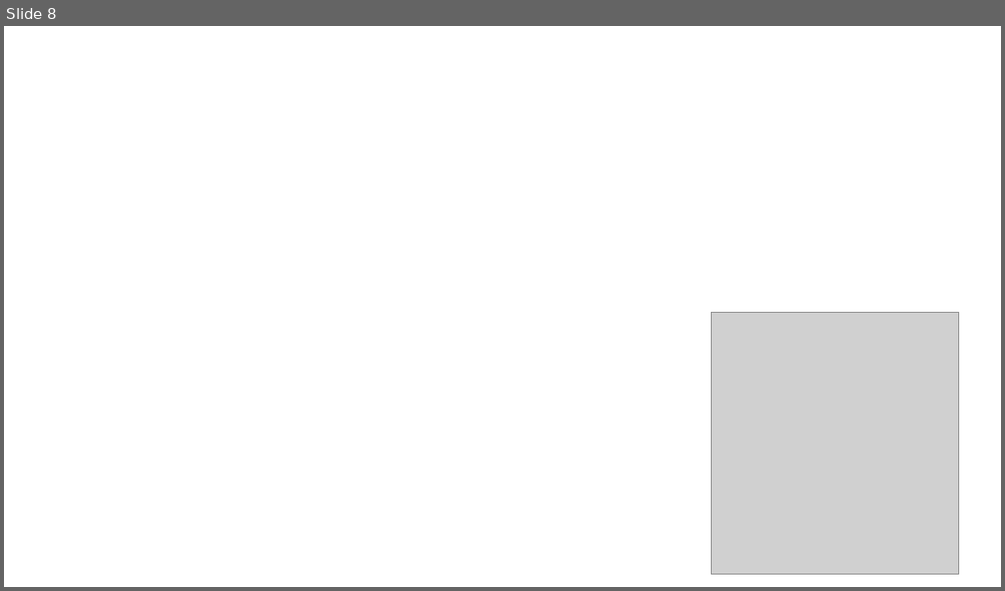
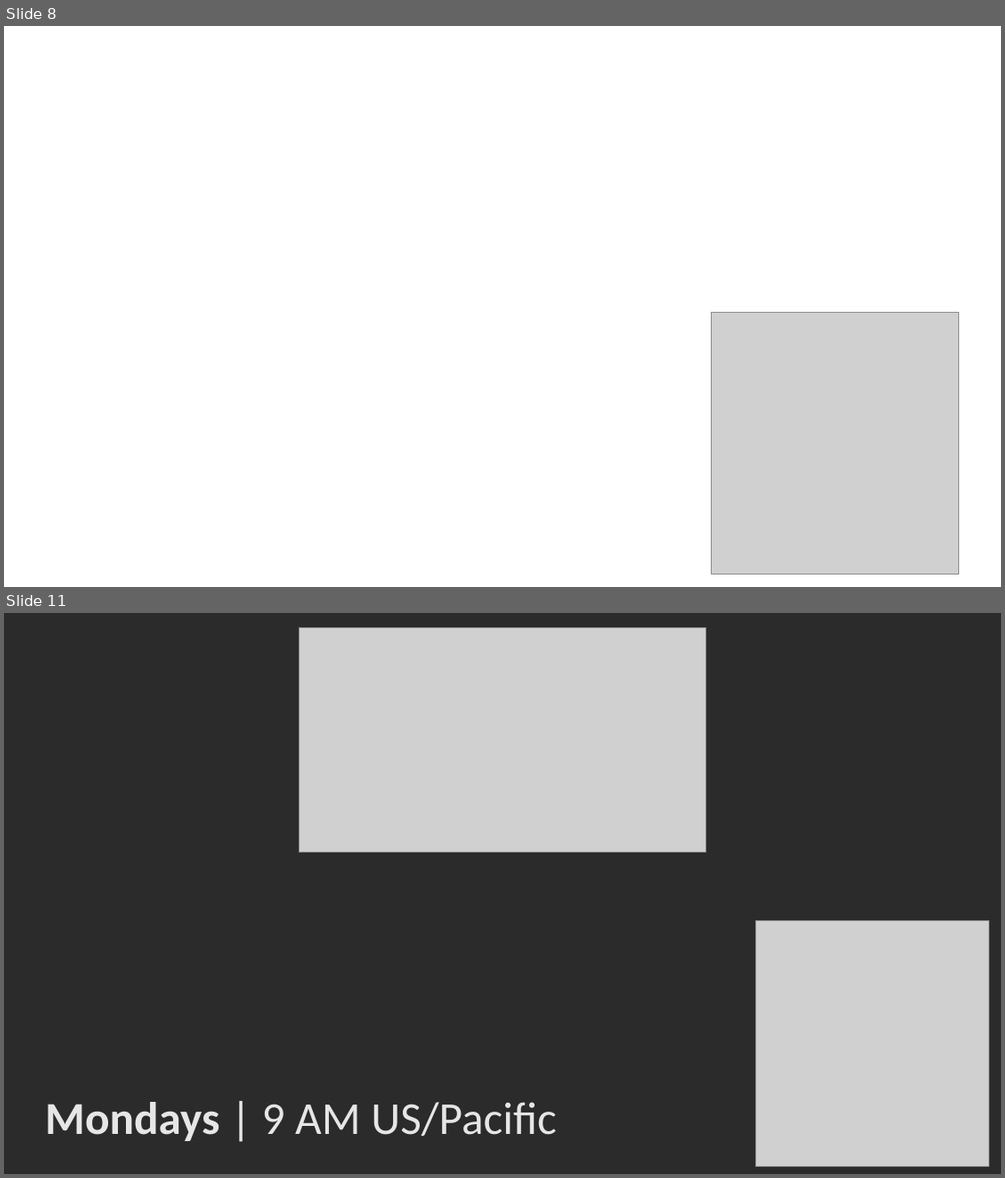
Before and after one commit to CamSoper/thedotnetdocs, a slide deck: media/bumpers/Bumpers.pptx. Shown one above the other, each under a label of ours: slide 8 before the commit, slides 8 and 11 after it; the slides between them are not shown. The pictures are 1005x591 and 1005x1178 pixels, drawn with LibreOffice and Linux fonts; fonts in the diff are those of the drawing; grey boxes stand for pictures; background and template pictures are left out; a plain dark background stands for a picture behind light text. Boxes give left, top, right and bottom in pixels: in the first picture for what was removed or moved away, otherwise in the second. Text is boxed around its words. In the diff, an @@ line names an element or a change of style, - is before the commit and + after.

```diff
--- a/media/bumpers/Bumpers.pptx
+++ b/media/bumpers/Bumpers.pptx
@@ slide 11 added at (4,613,1001,1174), background picture (left out) @@
@@ picture added at (299,628,706,852) @@
@@ picture added at (756,921,989,1167) @@
@@ text added at (45,1102,556,1141), 44 pt, text #E7E6E6 @@
+Mondays | 9 AM US/Pacific
```
Also in this commit, not shown: 1 slide changed, 2 other slides added, 1 slide removed.
